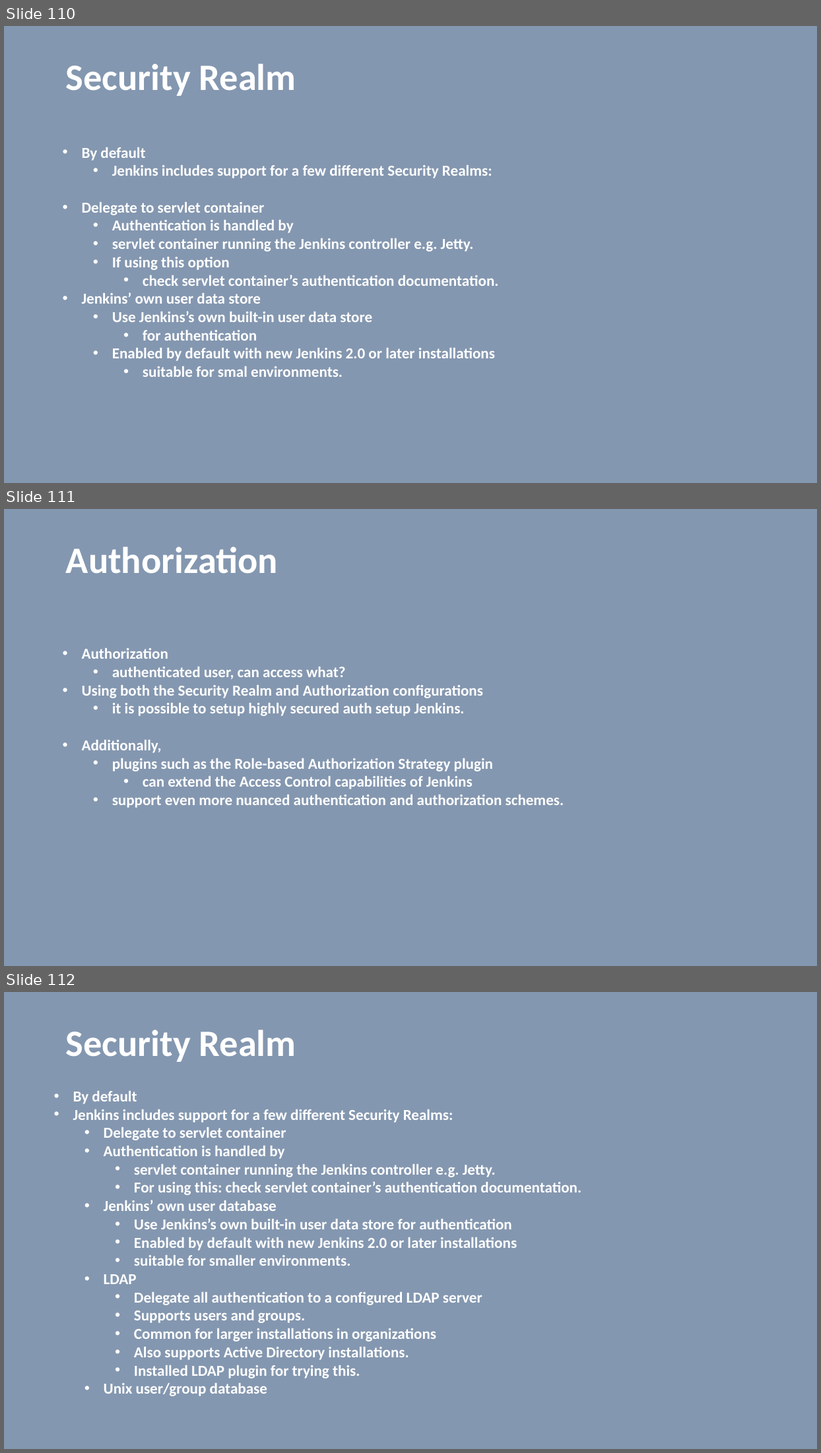
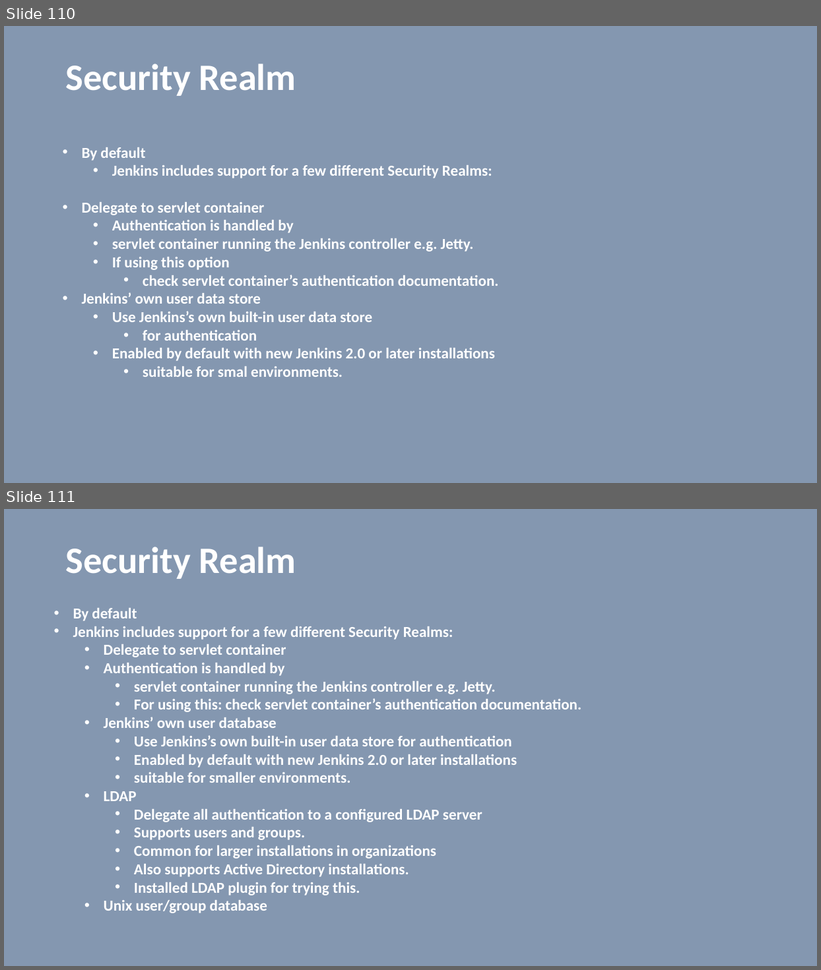
Before and after one commit to vilasvarghese/devops, a slide deck: jenkins/Jenkins.pptx. Shown one above the other, each under a label of ours: slides 110, 111 and 112 before the commit, slides 110 and 111 after it. The pictures are 821x1453 and 821x970 pixels, drawn with LibreOffice and Linux fonts; fonts in the diff are those of the drawing. Boxes give left, top, right and bottom in pixels: in the first picture for what was removed or moved away, otherwise in the second. Text is boxed around its words. In the diff, an @@ line names an element or a change of style, - is before the commit and + after.

```diff
--- a/jenkins/Jenkins.pptx
+++ b/jenkins/Jenkins.pptx
@@ slide 111 removed at (4, 509, 817, 966), background #8497B0 @@
@@ title removed at (66, 547, 278, 574) @@
-Authorization
@@ text removed at (82, 648, 564, 808) @@
-• Authorization
-  • authenticated user, can access what?
-• Using both the Security Realm and Authorization configurations
-  • it is possible to setup highly secured auth setup Jenkins.
-• Additionally,
-  • plugins such as the Role-based Authorization Strategy plugin
-    • can extend the Access Control capabilities of Jenkins
-  • support even more nuanced authentication and authorization schemes.
@@ what was slide 112 is now slide 111 @@
```
Also in this commit, not shown: 4 slides changed, 7 other files.
